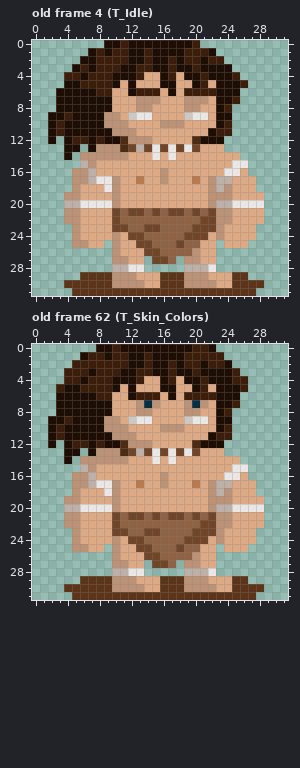
A pixel-art file gets an edit: Scavenger Roguelike Tutorial/Assets/Sprites/Tribal_SpriteSheet.ase. Above, as it was before the edit.
32x32 pixels, 67 frames. Colours within 5 levels of each other are drawn and written as one. Shown: old frame 4 (T_Idle), old frame 62 (T_Skin_Colors).
New version:
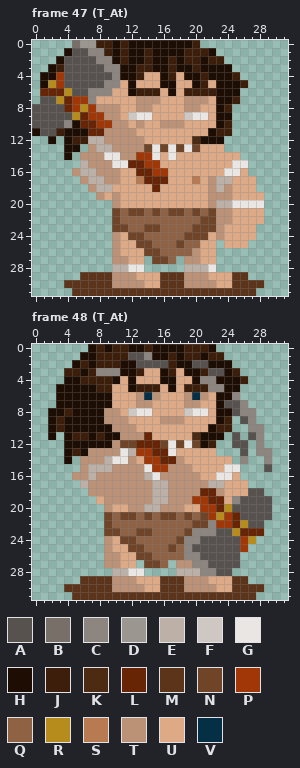
Palette (. is transparent): A #58524e  B #786f69  C #8d8580  D #9c9691  E #bdb1a7  F #cec7c2  G #eae6e3  H #1e0d02  J #3c1e0b  K #4d2b13  L #682505  M #5c341a  N #704527  P #a13706  Q #8e6243  R #b68d1d  S #b87b51  T #bc9276  U #dea985  V #052f45
A new or re-ordered frame is compared with the old frame closest to it.
Changes in this commit:
frames 67 -> 69
--- frame 47 (T_At) is new; against old frame 4 (T_Idle)
@@ x 0..18 @@
- 0 .........HHJHHHHHHH
- 1 .......HJHJJHHJHHHH
- 2 ......HHJJJJHHJHHJH
- 3 .....HJHJJJHHJJHHJH
- 4 ....JJHJJJHHHJUUHJU
- 5 ....HHJJJJHUHUUUHHU
- 6 ...HHHHHJJUUHJJJUHU
- 7 ...HHHHHHHUUUTTTUUU
- 8 ...HHHHHHHUUUTTUUUU
- 9 ..HHJHHHHTTUFGGUUUU
-10 ..HJHHHHHTTTUUUUTTT
-11 ..HJHHHHHHTTTUUUUUU
-12 ..H.HJJHJHHKTTTUUUU
-13 ....HH.HTTTKNENGNGN
-14 ....H.TTTTTTUUUGUGU
-15 ......ETUUUUUUUUUUU
-16 .....TTEUUUUUUUUTUU
-17 .....TTEGGTUUSUUTUU
-18 .....TUUUGTUUUUUUUU
-19 ....TTUUUUTUUUUUUUU
-20 ....EEGGGGTUUUUUUUU
-21 ....TTUUUUNQNNQNQNN
-22 ....TTUUUUNQQQQQQQQ
-23 .....TUUUUNNQQNNQQQ
-24 .....TUUUUTUNNQQQQQ
-25 .....TTUU.TUUNNQQQN
+ 0 .....BDDJJHJHHHHHHH
+ 1 ....HAACCJHJHHJHHHH
+ 2 ...HAAAACCHJHHJHHJH
+ 3 ..HJAAAAACCHHJJHHJH
+ 4 .HHPAAAAAACHHJUUHJU
+ 5 .HRPAAAAACCUHUUUHHU
+ 6 .LLLRAACCCUUHJJJUHU
+ 7 .AARLPPCUUUUUTTTUUU
+ 8 AAAALPRPTTTUUTTUUUU
+ 9 AAAAARLPPTTUFGGUUUU
+10 AAAACHLLPPTTUTUUTTT
+11 HAAJHHHLLTTTTUUUUUU
+12 ..H.HJJEETTTTTUUUUU
+13 ....HH.TEETTTTNGNGN
+14 ....H.TTTGGTTPPGUGU
+15 ......ETTTGGLLPPUUU
+16 .....TEETTTUULLPPUU
+17 ......TEETTUUSLLLUU
+18 .......TEEUUUUULUUU
+19 ........TUTUUUUUUUU
+20 ..........TUUUUUUUU
+21 ..........NQNNQNQNN
+22 ..........NQQQQQQQQ
+23 ..........NNQQNNQQQ
+24 ..........TUNNQQQQQ
+25 ..........TUUNNQQQN
 26 ..........TUUUNNQQQ
--- frame 48 (T_At) is new; against old frame 62 (T_Skin_Colors)
@@ x 0..31 @@
- 0 ........HHJHHHHHHHHHJJH.........
- 1 ......HJJHJJHHJHHHHJJJJJ........
- 2 .....JJJJJJJHHJHHJHJJHJJH.......
- 3 ....JJJHJJJHHJJHHJHHJHHHHJ......
- 4 ....JJHJJJHHHJUUHJUHHJHHHJJ.....
- 5 ...JHHJJJJHUHUUUHHUUHJUHHHJ.....
- 6 ...HHHHHJJUUHJJJUHUJJJJHHH......
- 7 ...HHHHHHHUUUTVTUUUTVTUHHJ......
- 8 ...HHHHHHHUUUTTUUUUTTUUHJ.......
- 9 ..HHJHHHHTTUFGGUUUUFGGUHH.......
-10 ..HJHHHHHTTTUUUUTTTUUUUHJ.......
-11 ..HJHHHHHHTTTUUUUUUUUUHJJ.......
-12 ..H.HJJHJHHKTTTUUUUUKHHH........
-13 ....HH.HTTTKNENGNGNGNUUU........
-14 ....H.TTTTTTUUUGUGUUUUUUUU......
-15 ......ETUUUUUUUUUUUUUUUUUGG.....
-16 .....TTEUUUUUUUUTUUUUUUUGGU.....
-17 .....TTEGGTUUSUUTUUUSUTEEUUU....
-18 .....TUUUGTUUUUUUUUUUUTETUUU....
-19 ....TTUUUUTUUUUUUUUUUUTTTUUUU...
-20 ....EEGGGGTUUUUUUUUUUUTEEGGGG...
-21 ....TTUUUUNQNNQNQNNQNQNTTUUUU...
-22 ....TTUUUUNQQQQQQQQQQNNTTUUUU...
-23 .....TUUUUNNQQNNQQQQNNNTUUUU....
-24 .....TUUUUTUNNQQQQQNNNUTUUUU....
-25 .....TTUU.TUUNNQQQNQQUU.UUU.....
-26 ..........TUUUNNQQQQTUU.........
-27 ..........TTUU.NNQ.TTUU.........
-28 ..........EEGG.....EEEG.........
+ 0 .......HJHJJHHJHHHHJJJH.........
+ 1 ......HHJJJJAACHHJHJJHJJ........
+ 2 .....HJHJJJHHAAAAJHHAAHHH.......
+ 3 ....JJHJCCCHHJUUHJUHHJAAHJ......
+ 4 ....HHJJJJHUHUUUHHUUHCCHHHJ.....
+ 5 ...HHHHHJJUUHJJJUHUJJJCCHH......
+ 6 ...HHHHHHHUUUTVTUUUTVTUHHC......
+ 7 ...HHHHHHHUUUTTUUUUTTUUHAAC.....
+ 8 ..HHJHHHHTTUFGGUUUUFGGUHHACC....
+ 9 ..HJHHHHHTTTUUUUTTTUUUUHJ.AC....
+10 ..HJHHHHHHTTTUUUUUUUUUHJJ..CC...
+11 ..H.HJJHJHHTTTLUUUUUKHHH.A.AC...
+12 ....HHHHHHTNNLLLNGNGNHJ..AA.C...
+13 ....HJHTTTTGEPPLLGUUUUU...A.CC..
+14 ....H.TTTEGGTUPPLLTUUUUUU.C..C..
+15 ......TEEETTTTGPPTTTUUUUGG...A..
+16 .....TTETTTTTTEGTTTTTUUGGU......
+17 ......ETTTTTTTTEETTTTTEEUUU.....
+18 .......TTTTTTTTEETTTTLLTUUUAA...
+19 ........UTTTTTTEETTTPPLLUCAAAA..
+20 .........TUUTTEETTTUUPPLRAAAAA..
+21 .........NQNNQNQNNQNQNPRPLAAAA..
+22 .........NQQQQQQQQQQNNCPPLRAA...
+23 .........NNQQNNQQQQNCCCAARLLL...
+24 .........TUNNQQQQQNCCAAAAAPR....
+25 .........TUUNNQQQNQCAAAAAAP.....
+26 .........TTUUNNQQQQCCAAAAA......
+27 .........TTUU.NNQ.TTCCAAAA......
+28 ..........EEGG....EEECCAA.......
 29 ......MMMMTTTUUUMMMTTTUUUMM.....
Where, in picture pixels (left, top, right, bottom), the same in both pictures:
changed: (32, 40, 168, 248)
changed: (48, 344, 272, 576)
